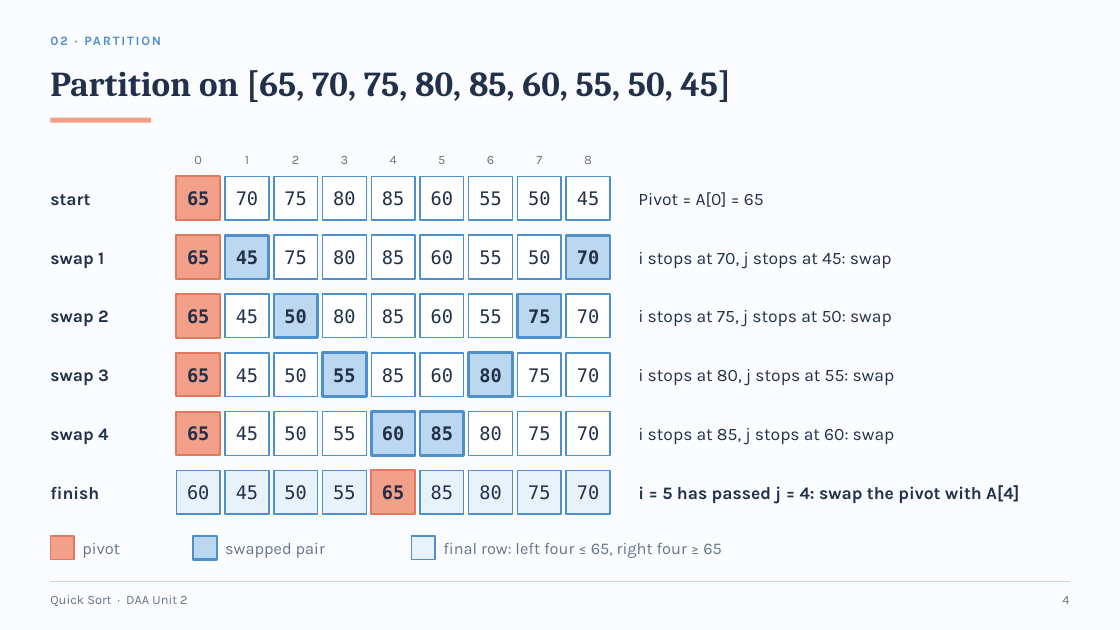
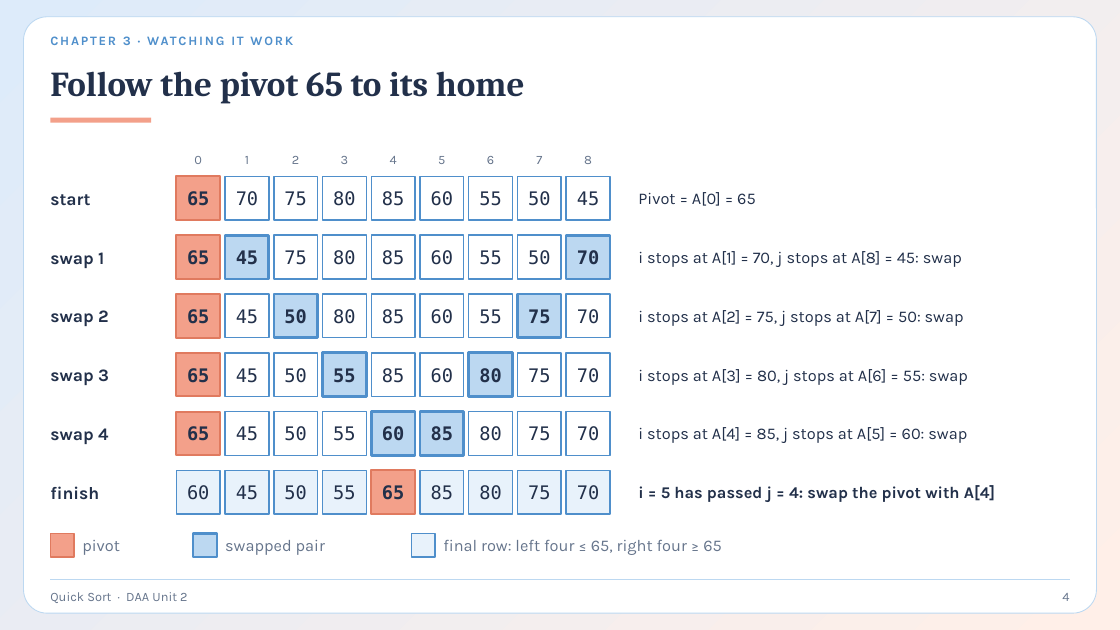
Before and after one commit to AmeyKuradeAK/DAA, a slide deck: slide 4 of QuickSort_DAA.pptx. Drawn at 1120x630 pixels with LibreOffice and Linux fonts; fonts in the diff are those of the drawing. Boxes give left, top, right and bottom in pixels: in the first picture for what was removed or moved away, otherwise in the second. Text is boxed around its words. In the diff, an @@ line names an element or a change of style, - is before the commit and + after.

```diff
--- a/QuickSort_DAA.pptx
+++ b/QuickSort_DAA.pptx
@@ background #FAFCFF to gradient #DDEBFA to #FFEFE8 @@
@@ rounded rectangle added at bbox=[24, 17, 1096, 613], fill #FFFFFF, outline #BCD8F1 0.75 pt @@
@@ text at bbox=[123, 36, 131, 45]: text changed @@
-02 · PARTITION
+CHAPTER 3 · WATCHING IT WORK
@@ title at bbox=[50, 71, 525, 104]: text changed @@
-Partition on [65, 70, 75, 80, 85, 60, 55, 50, 45]
+Follow the pivot 65 to its home
@@ text "Pivot = A[0] = 65" at bbox=[638, 192, 756, 206]: size 15 to 14 pt @@
@@ text at bbox=[638, 251, 962, 267]: text changed; size 15 to 14 pt @@
-i stops at 70, j stops at 45: swap
+i stops at A[1] = 70, j stops at A[8] = 45: swap
@@ text at bbox=[638, 310, 964, 326]: text changed; size 15 to 14 pt @@
-i stops at 75, j stops at 50: swap
+i stops at A[2] = 75, j stops at A[7] = 50: swap
@@ text at bbox=[638, 369, 968, 385]: text changed; size 15 to 14 pt @@
-i stops at 80, j stops at 55: swap
+i stops at A[3] = 80, j stops at A[6] = 55: swap
@@ text at bbox=[638, 427, 967, 443]: text changed; size 15 to 14 pt @@
-i stops at 85, j stops at 60: swap
+i stops at A[4] = 85, j stops at A[5] = 60: swap
@@ text "i = 5 has passed ..." at bbox=[638, 485, 995, 502]: size 15 to 14 pt @@
```
Also in this commit, not shown: 5 other slides changed, 2 slides added, 1 slide removed, 1 other file.
